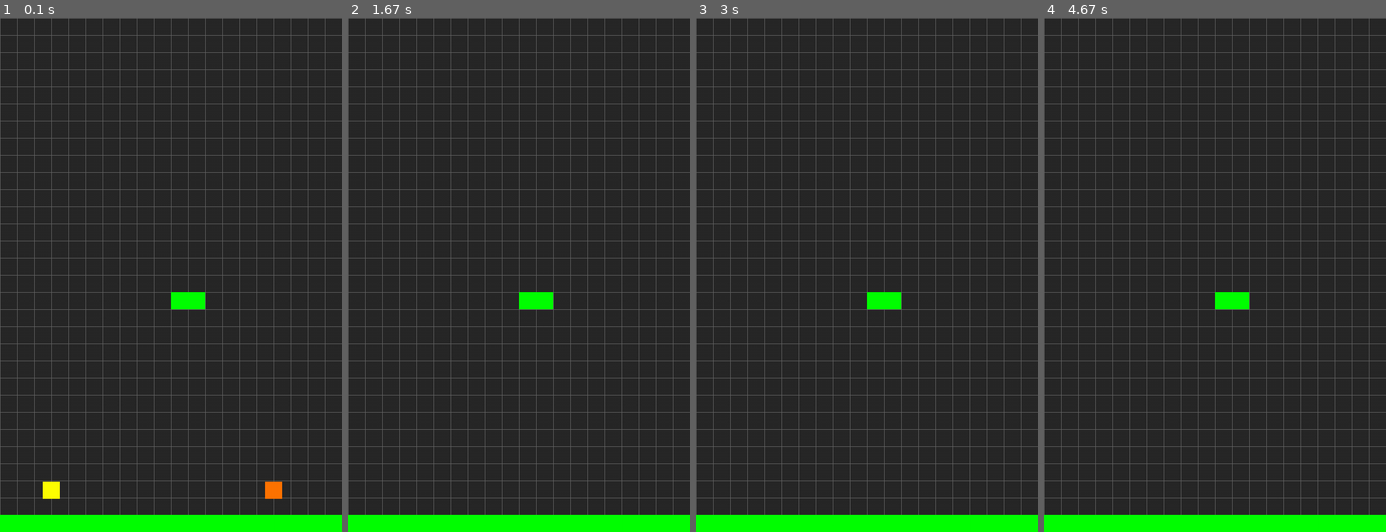
Above: before the commit, frames 1-4 (left to right).
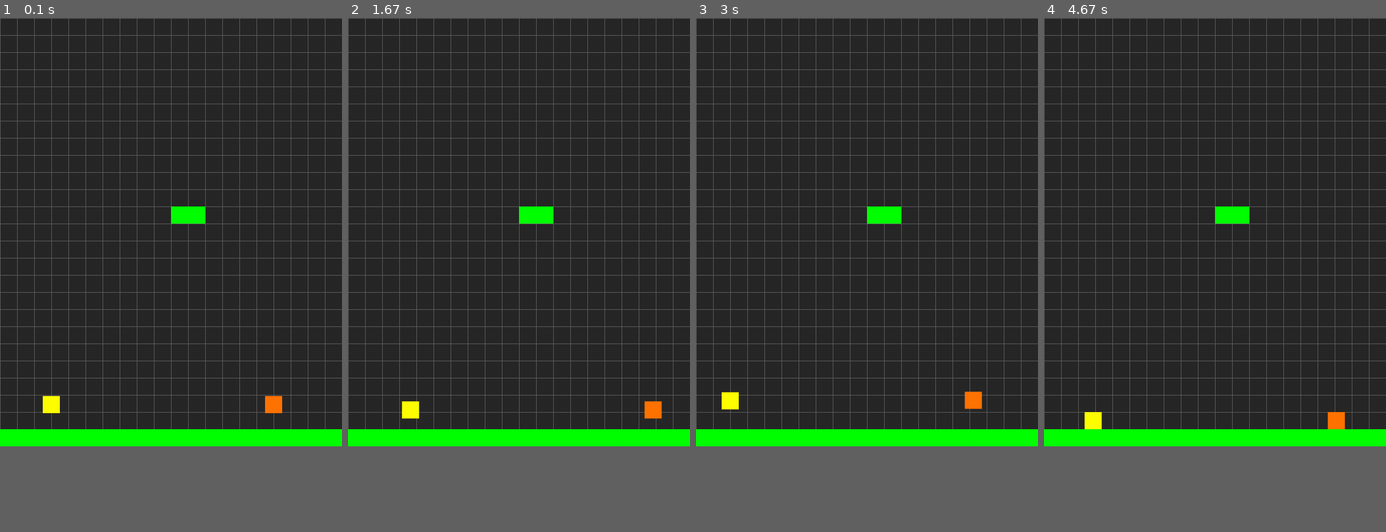
Above: after the commit, the same moments.

Repository: CheeseTheCat/python-2020-2021-classwork
Game: pygame game, started from Games/KingOfTheSky/main.py
Two runs of this game, one before a commit and one after it. Both use one fixed random seed, a clock stepped at 60 frames per second and the inputs below.
Inputs:
- Up to frame 1 (0.1 s): no input
- Up to frame 2 (1.67 s): hold Right 0.33-0.8 s; hold Up 0.83-1.13 s; hold W 0.83-1.13 s; hold Right 1.17-1.63 s; hold D 1.17-1.63 s
- Up to frame 3 (3 s): hold Left 1.67-2.2 s; hold A 1.67-2.2 s; hold Left 2.23-2.63 s; hold A 2.23-2.63 s; hold Up from 2.67 s (still down); hold W from 2.67 s (still down)
- Up to frame 4 (4.67 s): release Up at 3.03 s; release W at 3.03 s; hold Right 3.07-3.7 s; hold D 3.07-3.7 s; hold Left 3.73-4.2 s; hold A 3.73-4.2 s; hold Right from 4.23 s (still down); hold D from 4.23 s (still down)
The window is 600x900 before the commit and 600x750 after it. Grey fills any space a smaller window leaves; there, only what the larger window draws over its background counts as a difference.

The runs differ from the first frame. In frame 1, 8.9% of the frame differs, in the area x 0-100%, y 36-100%; in frame 2, 8.6%; in frame 3, 8.6%; in frame 4, 8.6%.

Commit message:
Things and its also broken(ish)

Diff:
--- a/Games/KingOfTheSky/main.py
+++ b/Games/KingOfTheSky/main.py
@@ -10,7 +10,6 @@
         self.screen = pg.display.set_mode((WIDTH, HEIGHT))
         pg.display.set_caption(TITLE)
         self.clock = pg.time.Clock()
-        pg.key.set_repeat(500, 100)
         self.load_data()
 
     def load_data(self):
@@ -52,6 +51,25 @@
         # update portion of the game loop
         self.all_sprites.update()
 
+        hits = pg.sprite.spritecollide(self.player1, self.player_group2, False)
+        if hits:
+            winner = ''
+            if self.player1.pos.y < self.player2.pos.y:
+                winner = 'player1'
+            if self.player2.pos.y < self.player1.pos.y:
+                winner = 'player2'
+
+            if winner == 'player1':
+                self.player1.vel *= -1
+                self.player2.vel *= -1
+                self.player2.vel.y *= 3
+            elif winner == 'player2':
+                self.player1.vel.y *= 3
+
+
+
+
+
 
     def draw_grid(self):
         for x in range(0, WIDTH, TILESIZE):
--- a/Games/KingOfTheSky/map.txt
+++ b/Games/KingOfTheSky/map.txt
@@ -1,8 +1,3 @@
-....................
-....................
-....................
-....................
-....................
 ....................
 ....................
 ....................
--- a/Games/KingOfTheSky/settings.py
+++ b/Games/KingOfTheSky/settings.py
@@ -1,7 +1,7 @@
 # game options/settings
 TITLE = "King OF The Sky"
 WIDTH = 640 # 20 tiles
-HEIGHT = 960 # 30 tiles
+HEIGHT = 800 # 25 tiles
 FPS = 60
 
 # Player properties
--- a/Games/KingOfTheSky/sprites.py
+++ b/Games/KingOfTheSky/sprites.py
@@ -21,12 +21,18 @@
         self.vel.y = -3
 
     def wallcollide(self):
-        hits = pg.sprite.spritecollide(self.game.player1, self.game.walls, False)
-        if hits:
-            if self.vel.y > 0:
-                if self.pos.y <= hits[0].rect.top:
-                    self.pos.y = hits[0].rect.top
-                    self.vel.y = 0  # -self.player1.vel.y
+        if self.vel.y > 0:
+            hits = pg.sprite.spritecollide(self, self.game.walls, False)
+            if hits:
+                lowest = hits[0]
+                for hit in hits:
+                    if hit.rect.bottom > lowest.rect.bottom:
+                        lowest = hit
+                if self.pos.x < lowest.rect.right + 10 and \
+                        self.pos.x > lowest.rect.left - 10:
+                    if self.pos.y < lowest.rect.centery:
+                        self.pos.y = lowest.rect.top
+                        self.vel.y = 0
 
     def update(self):
         self.acc = vec(0, PLAYER_GRAV)
@@ -48,7 +54,7 @@
             self.pos.x = 0
         if self.pos.x < 0:
             self.pos.x = WIDTH
-        if self.pos.y < 0:
+        if self.pos.y - TILESIZE < 0:
             self.vel.y = 10
         self.rect.midbottom = self.pos
 
@@ -56,7 +62,7 @@
 
 class Player2(pg.sprite.Sprite):
     def __init__(self, game, x, y):
-        self.groups = game.all_sprites, game.player_group1
+        self.groups = game.all_sprites, game.player_group2
         pg.sprite.Sprite.__init__(self, self.groups)
         self.game = game
         self.image = pg.Surface((TILESIZE, TILESIZE))
@@ -76,9 +82,9 @@
         if self.vel.y > 2.5:
             self.vel.y = 2.5
         keys = pg.key.get_pressed()
-        if keys[pg.K_a]:
+        if keys[pg.K_LEFT]:
             self.acc.x = -PLAYER_ACC
-        if keys[pg.K_d]:
+        if keys[pg.K_RIGHT]:
             self.acc.x = PLAYER_ACC
 
         # apply friction
@@ -91,9 +97,25 @@
             self.pos.x = 0
         if self.pos.x < 0:
             self.pos.x = WIDTH
-        if self.pos.y < 0:
+        if self.pos.y - TILESIZE < 0:
             self.vel.y = 10
         self.rect.midbottom = self.pos
+
+        self.wallcollide()
+
+    def wallcollide(self):
+        if self.vel.y > 0:
+            hits = pg.sprite.spritecollide(self, self.game.walls, False)
+            if hits:
+                lowest = hits[0]
+                for hit in hits:
+                    if hit.rect.bottom > lowest.rect.bottom:
+                        lowest = hit
+                if self.pos.x < lowest.rect.right + 20 and \
+                        self.pos.x > lowest.rect.left - 10:
+                    if self.pos.y < lowest.rect.centery:
+                        self.pos.y = lowest.rect.top
+                        self.vel.y = 0
 
 class Wall(pg.sprite.Sprite):
     def __init__(self, game, x, y):
